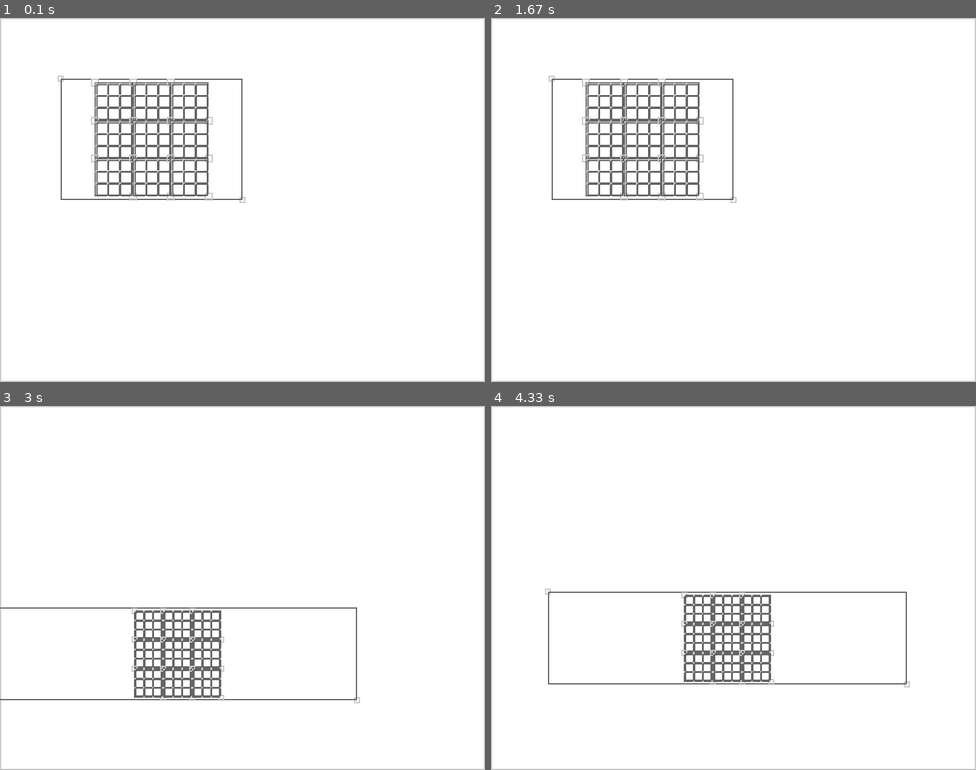
Above: before the commit, frames 1-4 (two rows, left to right).
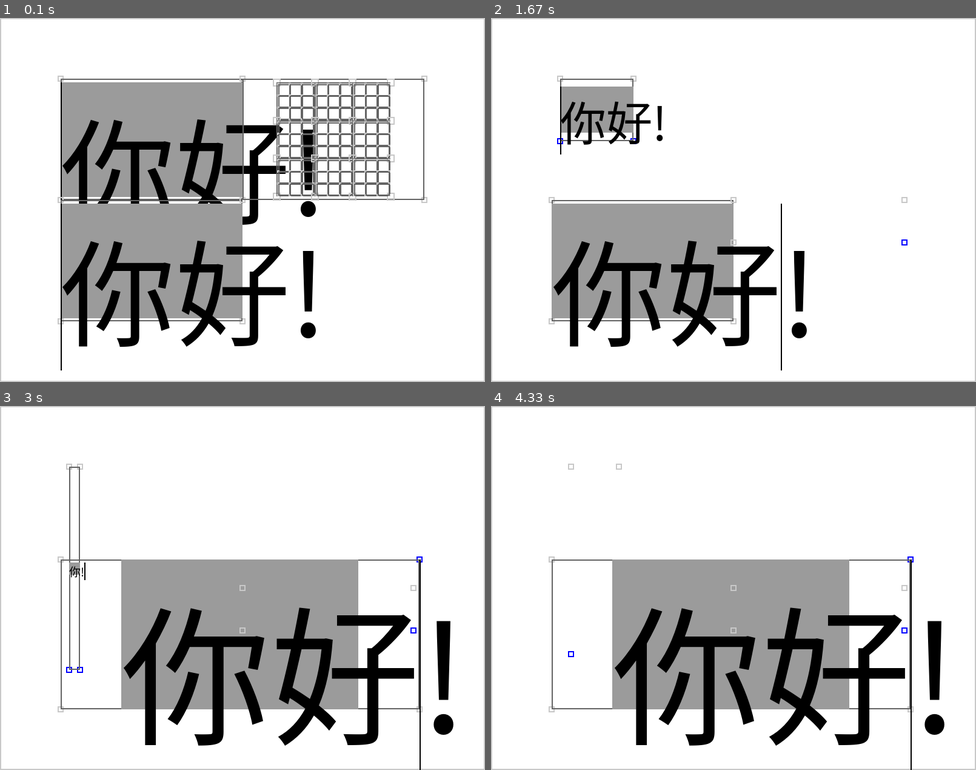
Above: after the commit, the same moments.

Repository: user45451/pygame-ui
Game: pygame game, started from main.py
The game is run twice, just before and just after one commit, with the same random seed, the same clock (stepped at 60 frames per second) and the same inputs.
Inputs (mouse positions are in pixels of both pictures, inside the frame that each line leads up to):
- Up to frame 1 (0.1 s): no input
- Up to frame 2 (1.67 s): press the mouse at (714, 214) at 0.37 s; move the mouse to (801, 203) at 0.47 s; release the mouse at (888, 189) at 0.6 s; press the mouse at (917, 79) at 0.7 s; move the mouse to (908, 159) at 0.8 s; release the mouse at (903, 243) at 0.93 s; press the mouse at (549, 200) at 1.03 s; move the mouse to (554, 192) at 1.13 s; release the mouse at (558, 189) at 1.27 s; press the mouse at (733, 189) at 1.37 s; move the mouse to (685, 163) at 1.47 s; release the mouse at (631, 141) at 1.6 s
- Up to frame 3 (3 s): press the mouse at (242, 588) at 1.7 s; move the mouse to (329, 573) at 1.8 s; release the mouse at (417, 558) at 1.93 s; press the mouse at (140, 529) at 2.03 s; move the mouse to (111, 598) at 2.13 s; release the mouse at (77, 668) at 2.27 s; press the mouse at (72, 566) at 2.37 s; move the mouse to (242, 620) at 2.47 s; release the mouse at (417, 671) at 2.6 s; hold Delete from 2.67 s (still down); hold Right from 2.67 s (still down)
- Up to frame 4 (4.33 s): release Delete at 3.13 s; release Right at 3.13 s; tap Enter at 3.17 s; press the mouse at (558, 668) at 3.53 s; move the mouse to (588, 660) at 3.63 s; release the mouse at (617, 653) at 3.77 s

The runs differ from the first frame. In frame 1, 31% of the frame differs, in the area x 11-89%, y 15-97%; in frame 2, 19%; in frame 3, 25%; in frame 4, 24%.

Commit message:
Add files via upload
窗口的更新
文本框的更新

Diff:
--- a/main.py
+++ b/main.py
@@ -1,5 +1,7 @@
 import pygame
+from ui import window
 from ui.window import *
+from ui.Text import TextBox
 
 # 初始化pygame
 pygame.init()
@@ -14,22 +16,27 @@
 BLUE = (0, 0, 255)
 GRAY = (200, 200, 200)
 
-# 定义按钮点击事件函数
-def button1_action():
-    print('按钮1被点击')
-
-def button2_action():
-    print('按钮2被点击')
-
 
 # 主循环
 running = True
 root_ui = ui(0, 0, width, height)
-
+text_box = TextBox(0, 0, 100, 50, '你好!')
+text_box1 = TextBox(0, 0, 100, 50, '你好!')
 
 
 # 修改主循环以使用窗口类
-outer_window = Window(100, 100, 300, 200)
+window = Window(100, 100, 300, 200)
+window.add_child(text_box)
+
+window1 = Window(100, 300, 300, 200)
+window1.add_child(text_box1)
+
+root_ui.add_child(window)
+root_ui.add_child(window1)
+
+
+# 修改主循环以使用窗口类
+outer_window = Window(400, 100, 300, 200)
 # 每个窗口内部生成窗口阵列
 def generate(root_window, level):
     for j in range(3):
@@ -42,7 +49,6 @@
 
 generate(outer_window, 2)
 
-
 while running:
     for event in pygame.event.get():
         if event.type == pygame.QUIT:
--- /dev/null
+++ b/ui/Reflection.py
@@ -0,0 +1,41 @@
+from ui.ui import *
+
+class Pointer:
+    value : float
+    def __init__(self, value):
+        self.value = value
+
+class Reflection(ui): # 将自己的中心坐标反射到给定的指针，并且会根据指针的变化而移动
+    def __init__(self, x : Pointer, y : Pointer, width, height):
+        super().__init__(x.value - width / 2, y.value - height / 2, width, height)
+        self.x = x
+        self.y = y
+        self.color = [(200,200,200),(255,0,0),(0,0,255)]
+        self.color_index = 0
+        self.hover_time = 0
+    def own_draw(self, screen):
+        rect = self.global_rect()
+        pygame.draw.rect(screen, self.color[self.color_index], rect, 2)
+        self.rect.x = int(self.x.value - self.rect.width / 2)
+        self.rect.y = int(self.y.value - self.rect.height / 2)
+    def hovered_event(self, event):
+        self.hover_time /= 2
+        if event.type == pygame.MOUSEBUTTONDOWN:
+            if event.button == 1:
+                self.color_index = 1
+        else:
+            self.color_index = 2
+    def drag_event(self, event):
+        # 窗口移动的事件
+        if event:
+            if mouse_state['left']:
+                # 更新窗口位置
+                self.rect.x = event.pos[0] - self.drag_offset_x
+                self.rect.y = event.pos[1] - self.drag_offset_y
+                self.x.value = self.rect.x + self.rect.width / 2
+                self.y.value = self.rect.y + self.rect.height / 2
+    def handle_event(self, event):
+        self.hover_time += 1
+        if self.hover_time > 100:
+            self.color_index = 0
+        return False
--- /dev/null
+++ b/ui/Text.py
@@ -0,0 +1,99 @@
+from ui.ui import *
+class TextBox(ui):
+    def __init__(self, x, y, width, height, text=''):
+        super().__init__(x, y, width, height)
+        self.text = text
+        # 使用原始字符串以避免转义序列问题
+        self.font = pygame.font.Font(r'c:\Windows\Fonts\simhei.ttf', 36)
+        self.cursor_position = 0
+    def own_draw(self, screen):
+        rect = self.global_rect()
+        pygame.draw.rect(screen, (155, 155, 155), rect)
+        lines = self.text.split('\n')
+        y_offset = 0
+        # 根据global_rect的宽高计算缩放比例
+        rect = self.global_rect()
+        scale_x = rect.width / max([self.font.size(line)[0] for line in lines]) if lines else 1
+        scale_y = rect.height / (self.font.get_linesize() * len(lines)) if lines else 1
+        scale = min(scale_x, scale_y)
+        # 调整字体大小
+        new_font_size = int(self.font.get_height() * scale)
+        new_font = pygame.font.Font(r'c:\Windows\Fonts\simhei.ttf', new_font_size)
+        for line in lines:
+            text_surface = new_font.render(line, True, (0, 0, 0))
+            screen.blit(text_surface, (rect.x, rect.y + y_offset))
+            y_offset += new_font.get_linesize()
+        # 根据文本长度和行高扩展大小
+        text_width = max([self.font.size(line)[0] for line in lines]) if lines else 0
+        text_height = self.font.get_linesize() * len(lines)
+        self.rect.width = max(10, text_width)
+        self.rect.height = max(10, text_height)
+        # 绘制光标
+        cursor_x = rect.x
+        cursor_y = rect.y
+        current_position = 0
+        # 考虑字体缩放后的光标位置计算
+        scaled_font = pygame.font.Font(r'c:\Windows\Fonts\simhei.ttf', new_font_size)
+        for i, line in enumerate(lines):
+            if current_position + len(line) + lines[:i].count('\n') < self.cursor_position:
+                cursor_x = rect.x + scaled_font.size(line)[0]
+                cursor_y += scaled_font.get_linesize()
+                current_position += len(line) + 1
+            else:
+                remaining_chars = self.cursor_position - current_position - lines[:i].count('\n')
+                cursor_x = rect.x + scaled_font.size(line[:remaining_chars])[0]
+                break
+        pygame.draw.line(screen, (0, 0, 0), (cursor_x, cursor_y), (cursor_x, cursor_y + scaled_font.get_linesize()), 2)
+    def set_text(self, text):
+        self.text = text
+    def drag_event(self, event):
+        if event.type == pygame.MOUSEBUTTONDOWN:
+            # 获取鼠标点击位置
+            mouse_x, mouse_y = event.pos
+            rect = self.global_rect()
+            # 计算鼠标点击位置相对于文本框的坐标
+            relative_x = mouse_x - rect.x
+            relative_y = mouse_y - rect.y
+            # 根据global_rect的宽高计算缩放比例
+            rect = self.global_rect()
+            lines = self.text.split('\n')
+            scale_x = rect.width / max([self.font.size(line)[0] for line in lines]) if lines else 1
+            scale_y = rect.height / (self.font.get_linesize() * len(lines)) if lines else 1
+            scale = min(scale_x, scale_y)
+            # 根据行高计算点击所在的行
+            line_index = int(relative_y // (self.font.get_linesize() * scale))
+            if line_index < len(lines):
+                line = lines[line_index]
+                # 根据字符宽度计算点击所在的字符位置
+                for i in range(len(line) + 1):
+                    char_width = self.font.size(line[:i])[0] * scale
+                    half_char_width = self.font.size(line[i:i+1])[0] * scale / 2 if i < len(line) else 0
+                    if char_width - half_char_width > relative_x:
+                        self.cursor_position = sum(len(l) + 1 for l in lines[:line_index]) + i - 1
+                        if self.cursor_position < 0:
+                            self.cursor_position = 0
+                        break
+                else:
+                    self.cursor_position = sum(len(l) + 1 for l in lines[:line_index]) + len(line)
+        if event.type == pygame.TEXTINPUT:
+            self.text = self.text[:self.cursor_position] + event.text + self.text[self.cursor_position:]
+            self.cursor_position += len(event.text)
+        if event.type == pygame.KEYDOWN:
+            if event.key == pygame.K_BACKSPACE:
+                if self.cursor_position > 0:
+                    self.text = self.text[:self.cursor_position - 1] + self.text[self.cursor_position:]
+                    self.cursor_position -= 1
+            elif event.key == pygame.K_RETURN:
+                self.text = self.text[:self.cursor_position] + '\n' + self.text[self.cursor_position:]
+                self.cursor_position += 1
+            elif event.key == pygame.K_LEFT:
+                if self.cursor_position > 0:
+                    self.cursor_position -= 1
+            elif event.key == pygame.K_RIGHT:
+                if self.cursor_position < len(self.text):
+                    self.cursor_position += 1
+            elif event.key == pygame.K_DELETE:
+                if self.cursor_position < len(self.text):
+                    self.text = self.text[:self.cursor_position] + self.text[self.cursor_position + 1:]
+    def handle_event(self, event):
+        return False
--- a/ui/window.py
+++ b/ui/window.py
@@ -1,51 +1,28 @@
 from ui.ui import *
-
-class Pointer:
-    value : float
-    def __init__(self, value):
-        self.value = value
-
-class Reflection(ui):
-    def __init__(self, x : Pointer, y : Pointer, width, height):
-        super().__init__(x.value - width / 2, y.value - height / 2, width, height)
-        self.x = x
-        self.y = y
-    def own_draw(self, screen):
-        super().own_draw(screen)
-        self.rect.x = int(self.x.value - self.rect.width / 2)
-        self.rect.y = int(self.y.value - self.rect.height / 2)
-    def hovered_event(self, event):
-        return
-    def drag_event(self, event):
-        # 窗口移动的事件
-        if event:
-            if mouse_state['left']:
-                # 更新窗口位置
-                self.rect.x = event.pos[0] - self.drag_offset_x
-                self.rect.y = event.pos[1] - self.drag_offset_y
-                self.x.value = self.rect.x + self.rect.width / 2
-                self.y.value = self.rect.y + self.rect.height / 2
-    def handle_event(self, event):
-        return False
+from ui.Reflection import *
 
 class Window(ui):
     def __init__(self, x, y, width, height):
         super().__init__(x, y, width, height)
         self.offset_x = 0
         self.offset_y = 0
-        self.color_option = [(100,100,100),(0,255,0),(0,0,255)]
-        self.rect_color = self.color_option[0]
+        self.color = [(100,100,100),(0,255,0),(0,0,255)]
+        self.color_index = 0
 
         self.left = Pointer(x)
         self.top = Pointer(y)
-        self.topleft = Reflection(self.left, self.top, 10, 10)
-
         self.right = Pointer(x + width)
         self.bottom = Pointer(y + height)
-        self.rightbottom = Reflection(self.right, self.bottom, 10, 10)
+
+        self.topleftResize = Reflection(self.left, self.top, 10, 10)
+        self.rightbottomResize = Reflection(self.right, self.bottom, 10, 10)
+        self.toprightResize = Reflection(self.right, self.top, 10, 10)
+        self.leftbottomResize = Reflection(self.left, self.bottom, 10, 10)
     def rebuild(self):
-        self.root_ui.add_child(self.topleft)
-        self.root_ui.add_child(self.rightbottom)
+        self.root_ui.add_child(self.topleftResize)
+        self.root_ui.add_child(self.rightbottomResize)
+        self.root_ui.add_child(self.toprightResize)
+        self.root_ui.add_child(self.leftbottomResize)
     def full(self): # 全局窗口变换, 鼠标移动窗口的时候可能会有比例缩放问题
         bouding_box = [float('inf'), float('inf'), float('-inf'), float('-inf')]
         for child in self.children:
@@ -60,22 +37,27 @@
         scaled = min([self.rect.width / box_size[0], self.rect.height / box_size[1]])
         if box_size[0] > 0 and box_size[1] > 0:
             self.inner_gravity = [rect_center[0] - box_center[0], rect_center[1] - box_center[1], box_center[0], box_center[1], self.gravity[4] * scaled, self.gravity[5] * scaled]
+    def move(self): # 相对窗口坐标系变换
+        self.inner_gravity = [self.gravity[0] + self.rect.x, self.gravity[1] + self.rect.y, 0, 0, 1, 1]
     def own_draw(self, screen):
         rect = self.global_rect()
-        pygame.draw.rect(screen, self.rect_color, rect, 2)
+        pygame.draw.rect(screen, self.color[self.color_index], rect, 2)
         # 将浮点数转换为整数以避免类型错误
         self.rect.x = int(self.left.value)
         self.rect.y = int(self.top.value)
         self.rect.width = int(self.right.value - self.left.value)
         self.rect.height = int(self.bottom.value - self.top.value)
         self.full()
+        # self.move()
     def hovered_event(self, event):
         if event.type == pygame.MOUSEBUTTONDOWN:
             if event.button == 1:
-                self.rect_color = self.color_option[1]
+                self.color_index = 1
         elif event.type == pygame.MOUSEBUTTONUP:
             if event.button == 1:
-                self.rect_color = self.color_option[0]
+                self.color_index = 2
+        else:
+            self.color_index = 0
     def drag_event(self, event):
         # 窗口移动的事件
         if event:
